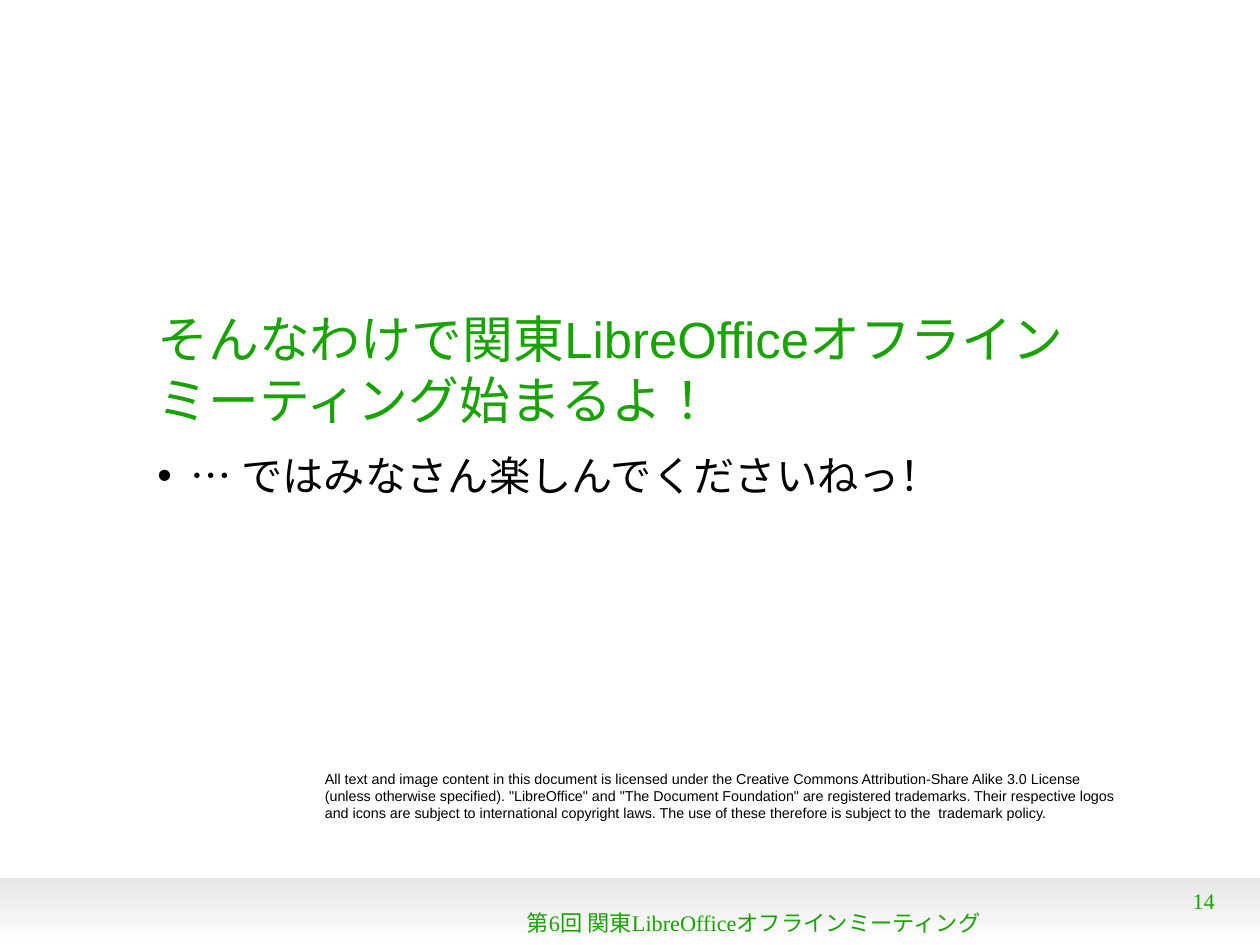
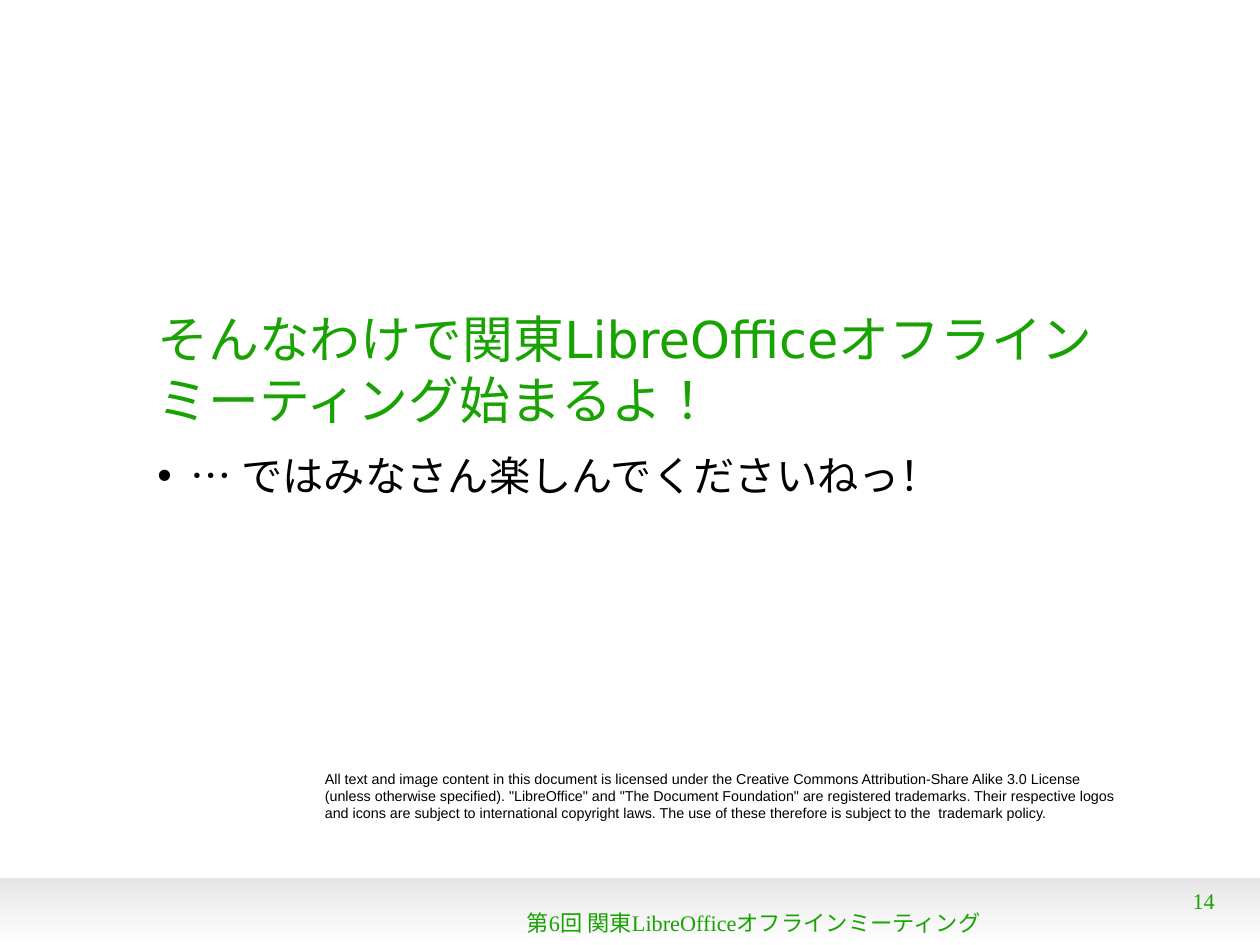
Before and after one commit to naruoga/KantoLibreOffice, a slide deck: slide 14 of Jun2013/OpeningTalk.odp. Drawn at 1260x945 pixels with LibreOffice and Linux fonts; fonts in the diff are those of the drawing; background and template pictures are left out. Boxes give left, top, right and bottom in pixels: in the first picture for what was removed or moved away, otherwise in the second. Text is boxed around its words. In the diff, an @@ line names an element or a change of style, - is before the commit and + after.

```diff
--- a/Jun2013/OpeningTalk.odp
+++ b/Jun2013/OpeningTalk.odp
@@ title "そんなわけで関東LibreOfficeオフライン ミーティング始まるよ！" at (x1=157, y1=315, x2=1092, y2=423): font Arial to DejaVu Sans @@
```
Also in this commit, not shown: 13 other slides changed.
